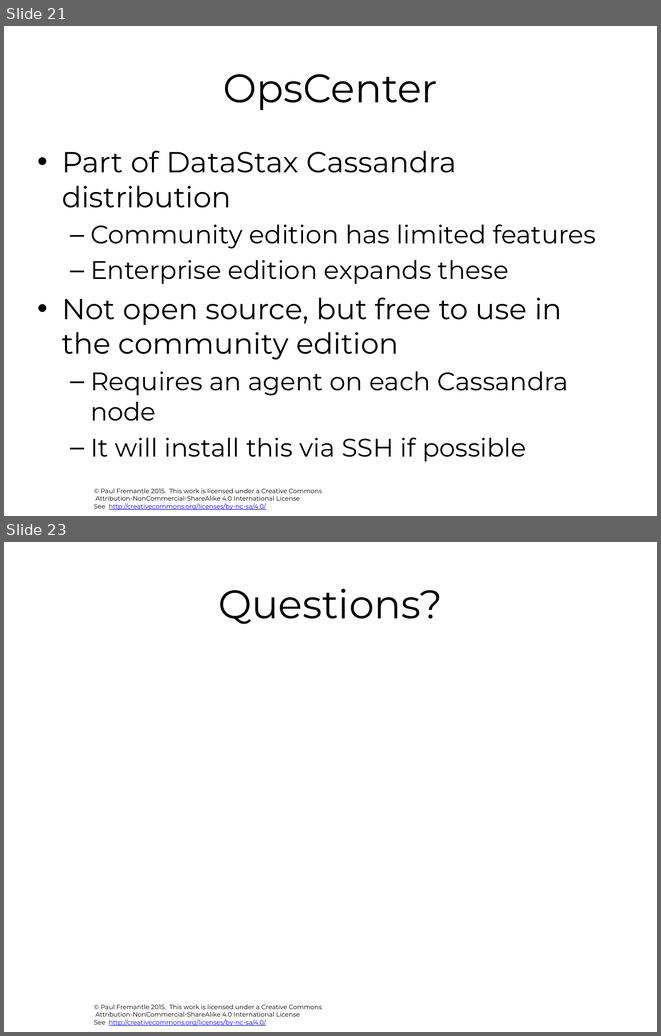
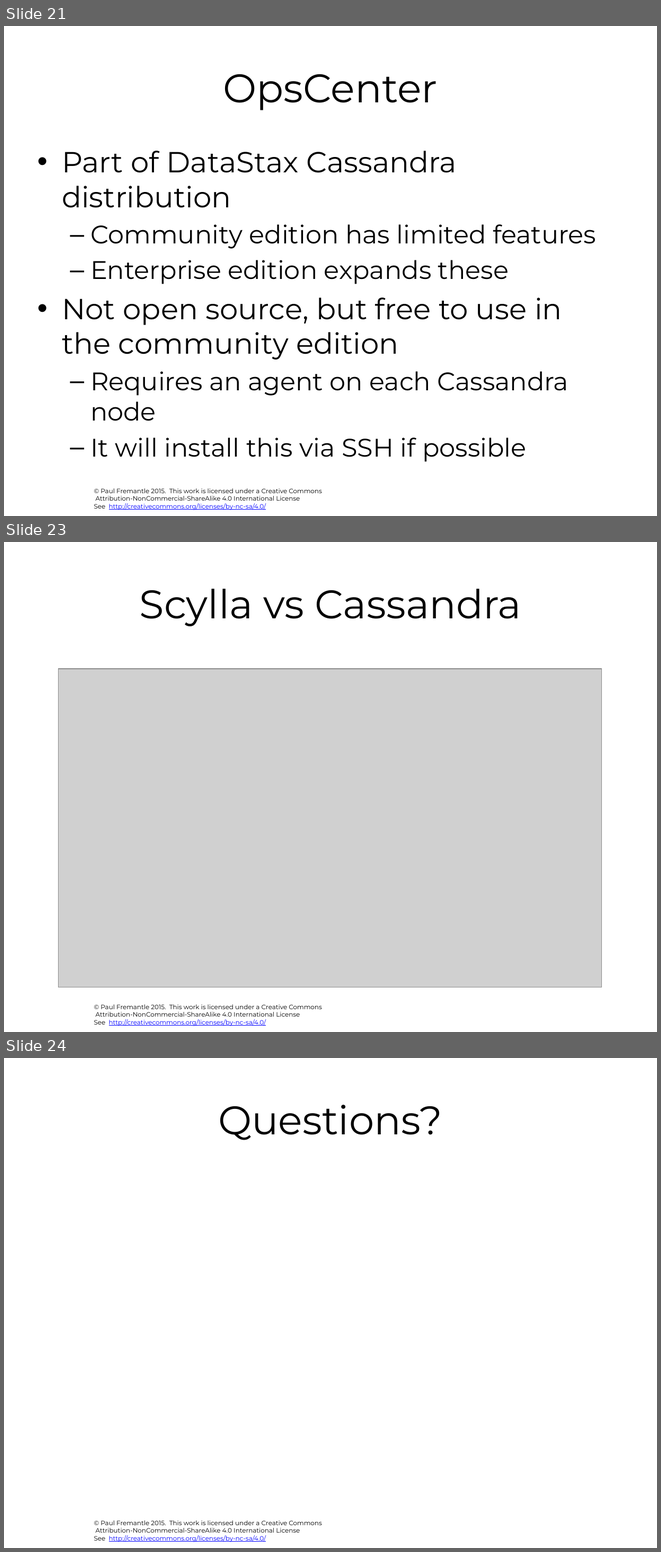
Before and after one commit to pzfreo/ox-clo, a slide deck: pres-source/10-Cassandra.pptx. Shown one above the other, each under a label of ours: slides 21 and 23 before the commit, slides 21, 23 and 24 after it; the slides between them are not shown. The pictures are 661x1036 and 661x1552 pixels, drawn with LibreOffice and Linux fonts; fonts in the diff are those of the drawing; grey boxes stand for pictures; background and template pictures are left out. Boxes give left, top, right and bottom in pixels: in the first picture for what was removed or moved away, otherwise in the second. Text is boxed around its words. In the diff, an @@ line names an element or a change of style, - is before the commit and + after.

```diff
--- a/pres-source/10-Cassandra.pptx
+++ b/pres-source/10-Cassandra.pptx
@@ slide 23 added at box(4, 542, 657, 1032), background #FFFFFF; not listed: 1 template element that a slide beside it also shows @@
@@ title added at box(140, 589, 521, 626), 44 pt, text #000000 @@
+Scylla vs Cassandra
@@ picture added at box(58, 669, 601, 987) @@
@@ what was slide 23 is now slide 24 @@
```
Also in this commit, not shown: 1 other slide added, 1 slide removed, 4 other files.
